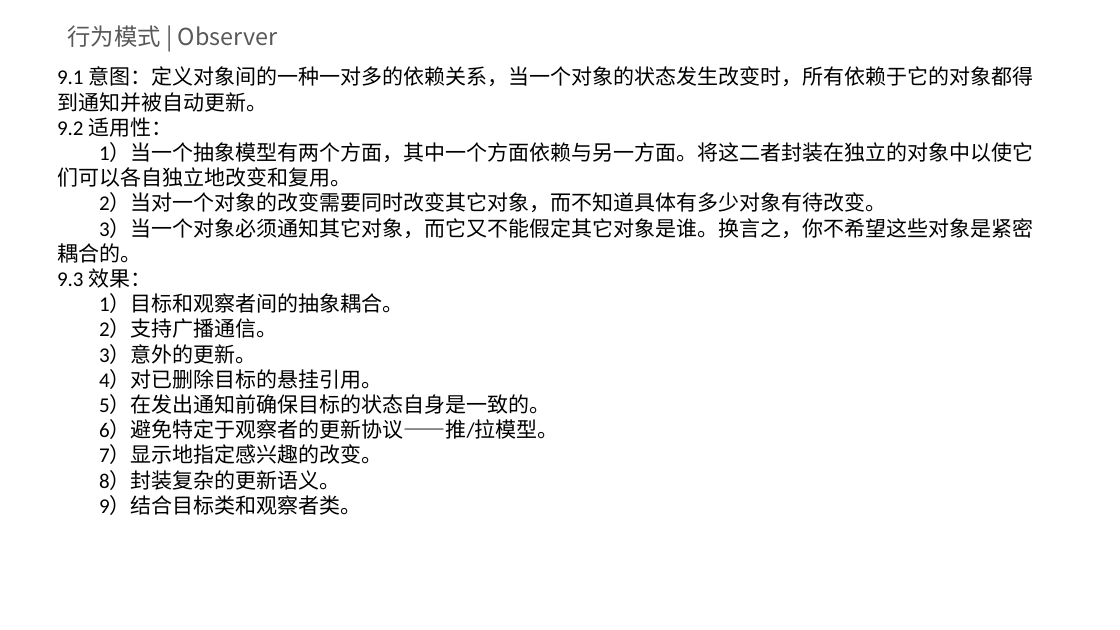
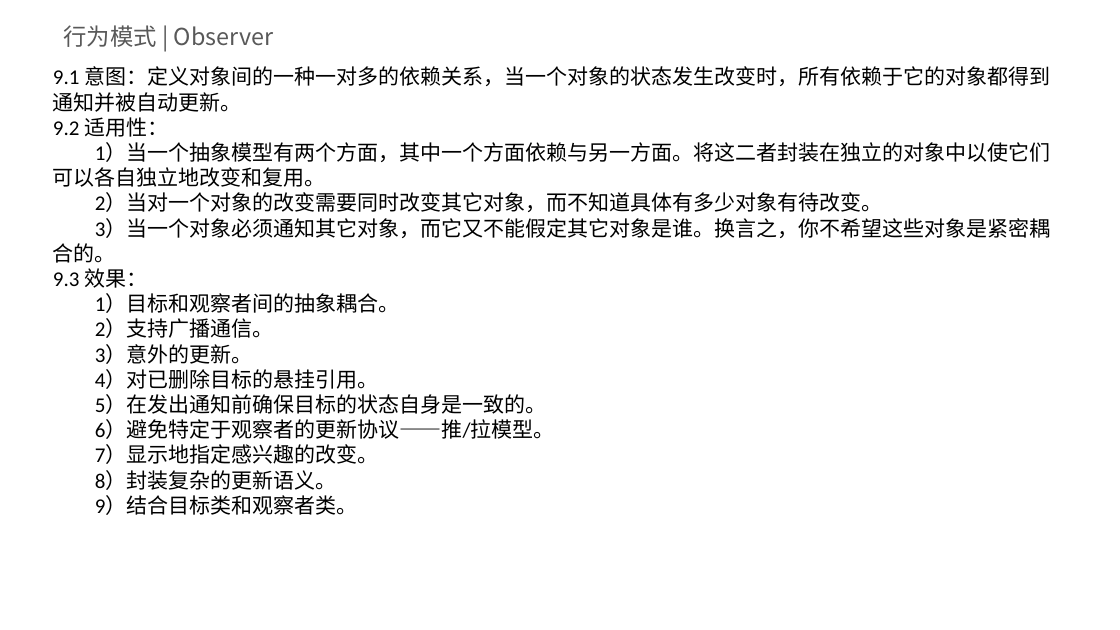
Before and after one commit to DingZheng2017/DesignPatternsDemo, a slide deck: slide 35 of 设计模式.pptx. Drawn at 1120x630 pixels with LibreOffice and Linux fonts; fonts in the diff are those of the drawing; background and template pictures are left out. Boxes give left, top, right and bottom in pixels: in the first picture for what was removed or moved away, otherwise in the second. Text is boxed around its words. In the diff, an @@ line names an element or a change of style, - is before the commit and + after.

```diff
--- a/设计模式.pptx
+++ b/设计模式.pptx
@@ text "行为模式 | Observer": place and size @@
-text "行为模式 | Observer" at <box>68,25,278,47</box>
+text "行为模式 | Observer" at <box>63,25,274,47</box>
@@ text "9.1 意图：定义对象间的一种一对多的依赖关系，当一个对象的状态发生改变时，所有依赖于它的对象都得到通知并被自动更新。" rewrapped from <box>57,66,1034,515</box> to <box>53,66,1051,515</box> @@
```
Also in this commit, not shown: 36 other slides changed, 12 other files.
